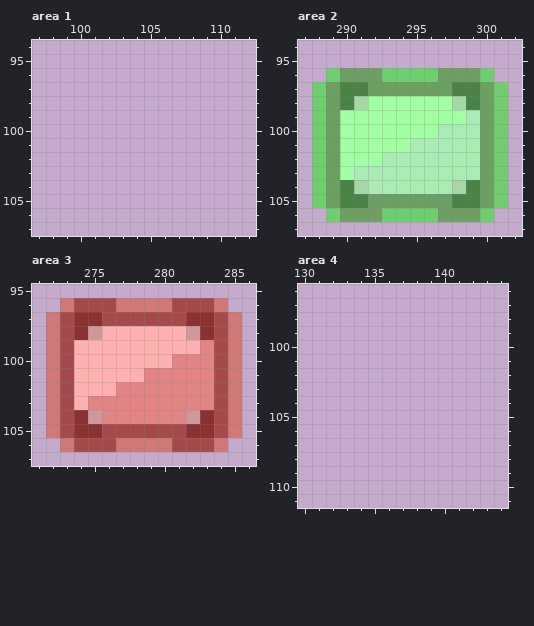
Pixel-art file: raw_assets/ui.aseprite. The picture above is the old version.
400x400 pixels, 1 frame. Colours within 5 levels of each other are drawn and written as one. Shown: area 1: x 97..112, y 94..107; area 2: x 287..302, y 94..107; area 3: x 271..286, y 95..107; area 4: x 130..144, y 96..111. The commit also changed other parts of the picture, which this record leaves out.
New version:
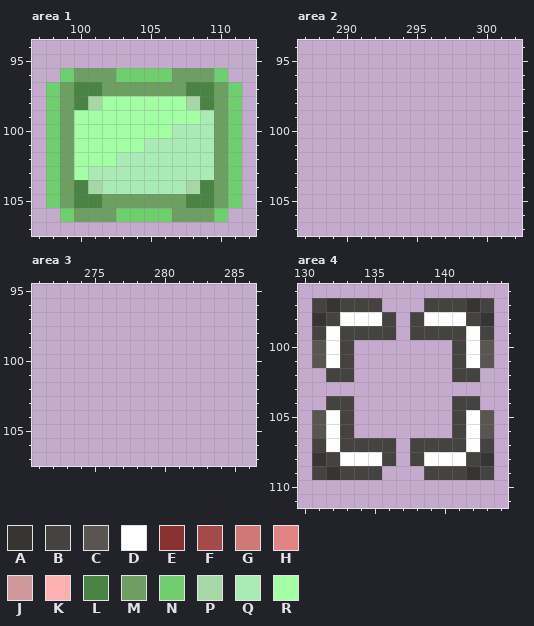
Palette (. is transparent): A #373532  B #454340  C #595652  D #ffffff  E #8a3232  F #a54a4a  G #cf7878  H #e38484  J #cf9999  K #ffb1b1  L #4a8344  M #6d9f63  N #6fcf6f  P #a7d6a7  Q #aaeab5  R #a3ffa3
Diff:
--- area 1, layer "Button"
@@ x 97..112 @@
  95 ................
- 96 ................
- 97 ................
- 98 ................
- 99 ................
-100 ................
-101 ................
-102 ................
-103 ................
-104 ................
-105 ................
-106 ................
+ 96 ..NMMMNNNNMMMN..
+ 97 .NMLLMMMMMMLLMN.
+ 98 .NMLPRRRRRRPLMN.
+ 99 .NMRRRRRRRRRQMN.
+100 .NMRRRRRRRQQQMN.
+101 .NMRRRRRQQQQQMN.
+102 .NMRRRQQQQQQQMN.
+103 .NMRQQQQQQQQQMN.
+104 .NMLPQQQQQQPLMN.
+105 .NMLLMMMMMMLLMN.
+106 ..NMMMNNNNMMMN..
 107 ................
--- area 2, layer "Button"
@@ x 287..302 @@
  95 ................
- 96 ..NMMMNNNNMMMN..
- 97 .NMLLMMMMMMLLMN.
- 98 .NMLPRRRRRRPLMN.
- 99 .NMRRRRRRRRRQMN.
-100 .NMRRRRRRRQQQMN.
-101 .NMRRRRRQQQQQMN.
-102 .NMRRRQQQQQQQMN.
-103 .NMRQQQQQQQQQMN.
-104 .NMLPQQQQQQPLMN.
-105 .NMLLMMMMMMLLMN.
-106 ..NMMMNNNNMMMN..
+ 96 ................
+ 97 ................
+ 98 ................
+ 99 ................
+100 ................
+101 ................
+102 ................
+103 ................
+104 ................
+105 ................
+106 ................
 107 ................
--- area 3, layer "Button"
@@ x 271..286 @@
  95 ................
- 96 ..GFFFGGGGFFFG..
- 97 .GFEEFFFFFFEEFG.
- 98 .GFEJKKKKKKJEFG.
- 99 .GFKKKKKKKKKHFG.
-100 .GFKKKKKKKHHHFG.
-101 .GFKKKKKHHHHHFG.
-102 .GFKKKHHHHHHHFG.
-103 .GFKHHHHHHHHHFG.
-104 .GFEJHHHHHHJEFG.
-105 .GFEEFFFFFFEEFG.
-106 ..GFFFGGGGFFFG..
+ 96 ................
+ 97 ................
+ 98 ................
+ 99 ................
+100 ................
+101 ................
+102 ................
+103 ................
+104 ................
+105 ................
+106 ................
 107 ................
--- area 4, layer "Button"
@@ x 130..144 @@
  96 ...............
- 97 ...............
- 98 ...............
- 99 ...............
-100 ...............
-101 ...............
-102 ...............
+ 97 .BABBB...BBBAB.
+ 98 .ABDDDB.BDDDBA.
+ 99 .BDBBBB.BBBBDB.
+100 .CDB.......BDC.
+101 .CDB.......BDC.
+102 ..BB.......BB..
 103 ...............
-104 ...............
-105 ...............
-106 ...............
-107 ...............
-108 ...............
-109 ...............
+104 ..BB.......BB..
+105 .CDB.......BDC.
+106 .CDB.......BDC.
+107 .BDBBBB.BBBBDB.
+108 .ABDDDB.BDDDBA.
+109 .BABBB...BBBAB.
 110 ...............
Pixel boxes of the changes (left, top, right, bottom) in both pictures:
added: (46, 68, 242, 222)
erased: (312, 68, 508, 222)
erased: (46, 298, 242, 452)
added: (312, 298, 494, 480)
